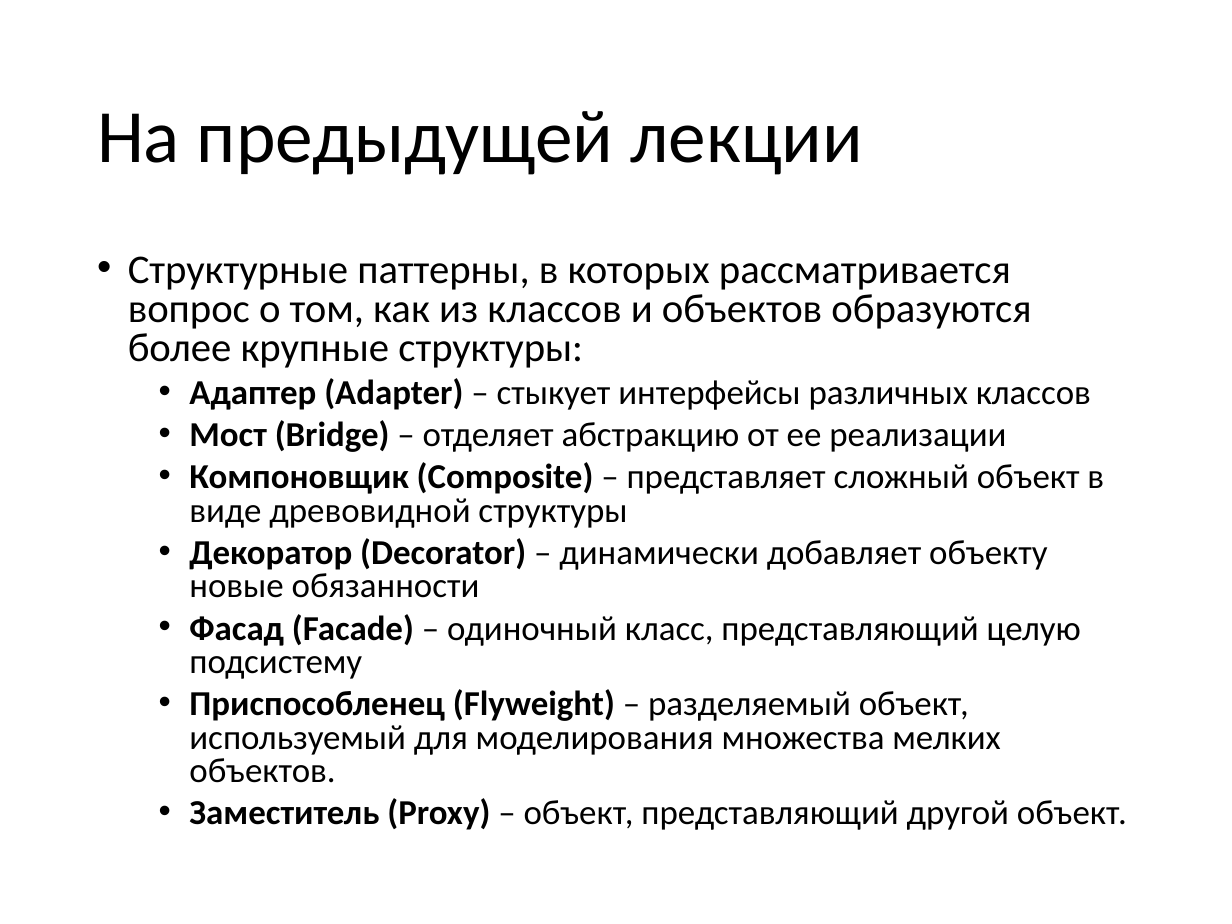
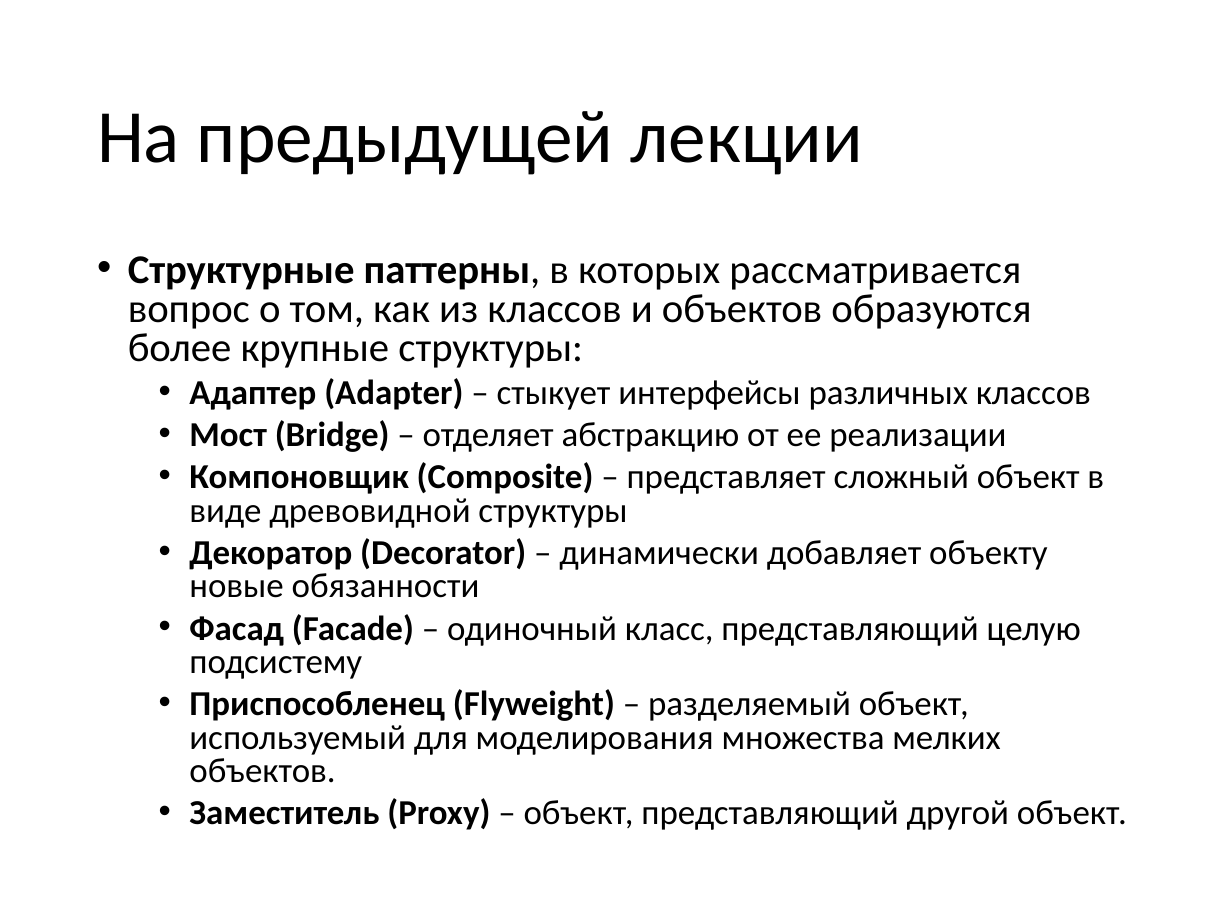
Before and after one commit to pelipas/OOP, a slide deck: slide 1 of Lecture_15_OOP_new.pptx. Drawn at 1232x924 pixels with LibreOffice and Linux fonts; fonts in the diff are those of the drawing. Boxes give left, top, right and bottom in pixels: in the first picture for what was removed or moved away, otherwise in the second. Text is boxed around its words. In the diff, an @@ line names an element or a change of style, - is before the commit and + after.

```diff
--- a/Lecture_15_OOP_new.pptx
+++ b/Lecture_15_OOP_new.pptx
@@ text at [128,256,1031,368]: bold on in "Структурные паттерны," @@
```
Also in this commit, not shown: 5 other slides changed, 38 slides added, 4 other files.
